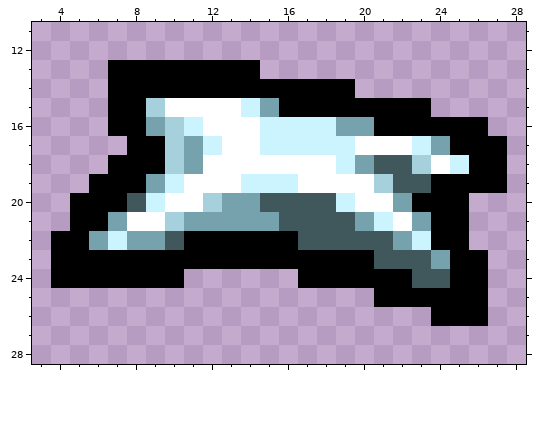
Two versions of one pixel-art sprite, resources/gfx/items/trinkets/andromeda_polaris.png. Above is the file before it was changed.
The file is 32x32 pixels. Shown: x 3..28, y 11..28.
The result:
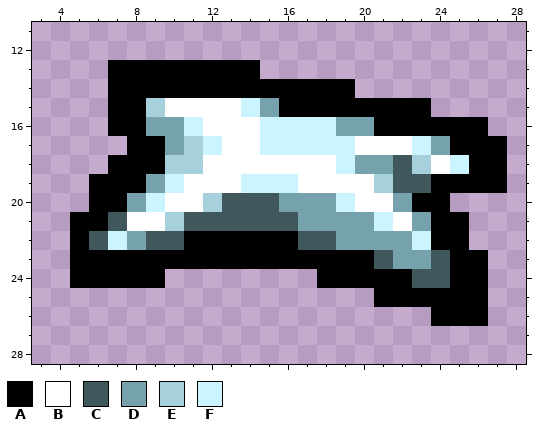
Palette (. is transparent): A #000000  B #ffffff  C #40575b  D #75a2ad  E #a6d0db  F #ccf4ff
What changed:
{"y":16,"x":10,"old":"E","new":"D"}
{"y":17,"x":10,"old":"ED","new":"DE"}
{"y":18,"x":11,"old":"D","new":"E"}
{"y":18,"x":21,"old":"C","new":"D"}
{"y":20,"x":5,"old":"A","new":"."}
{"y":20,"x":8,"old":"C","new":"D"}
{"y":20,"x":13,"old":"DD","new":"CC"}
{"y":20,"x":16,"old":"CCC","new":"DDD"}
{"y":20,"x":25,"old":"A","new":"."}
{"y":21,"x":7,"old":"D","new":"C"}
{"y":21,"x":11,"old":"DDDDD","new":"CCCCC"}
{"y":21,"x":17,"old":"CCC","new":"DDD"}
{"y":22,"x":4,"old":"A","new":"."}
{"y":22,"x":6,"old":"D","new":"C"}
{"y":22,"x":9,"old":"D","new":"C"}
{"y":22,"x":19,"old":"CCC","new":"DDD"}
{"y":23,"x":4,"old":"A","new":"."}
{"y":23,"x":22,"old":"CCD","new":"DDC"}
{"y":24,"x":4,"old":"A","new":"."}
{"y":24,"x":10,"old":"A","new":"."}
{"y":24,"x":17,"old":"A","new":"."}
